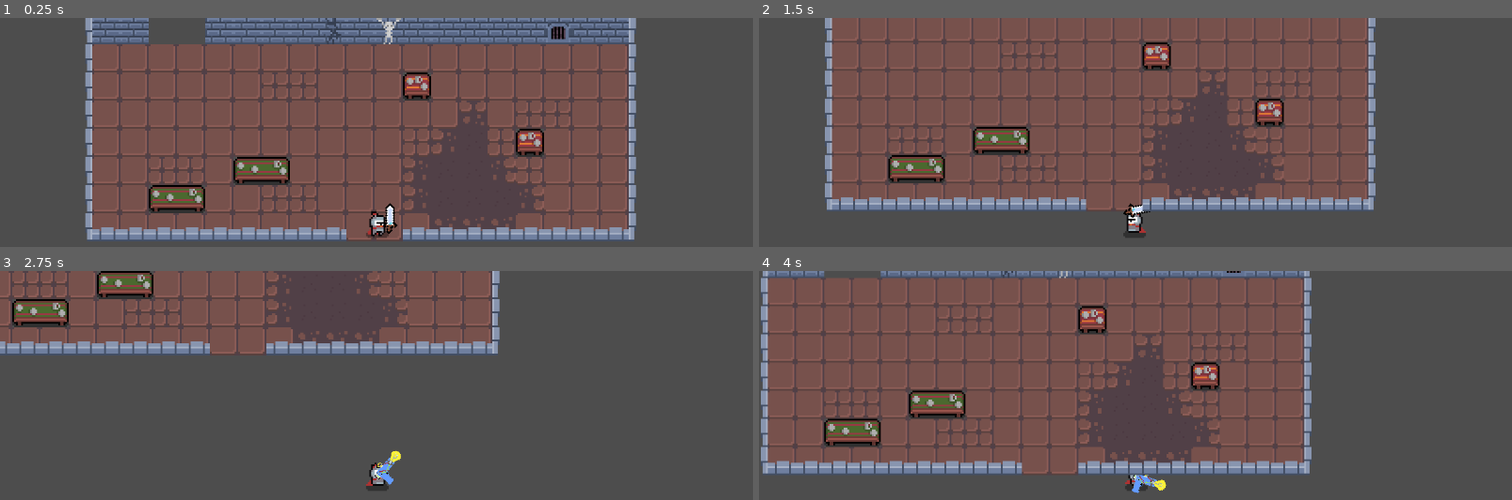
Above: before the commit, frames 1-4 (two rows, left to right).
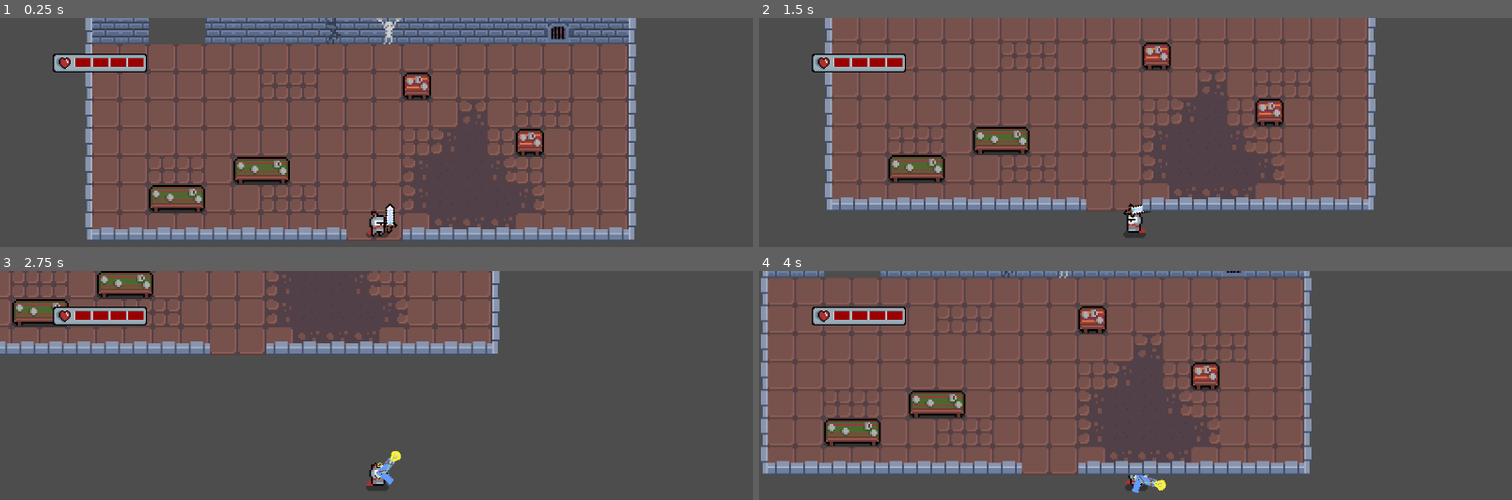
Above: after the commit, the same moments.

Repository: julienphoward/roguelike2
Game: Godot game, scene res://Rooms/room_1.tscn
Two runs of this game, one before a commit and one after it. Both use one fixed random seed, a clock stepped at 60 frames per second and the inputs below. This scene is started directly instead of the project's main scene.
Inputs (mouse positions are in pixels of both pictures, inside the frame that each line leads up to):
- Up to frame 1 (0.25 s): no input
- Up to frame 2 (1.5 s): tap Enter at 0.5 s; move the mouse to (1301, 208) at 0.52 s; hold Right (ui_right) 0.53-1.28 s; tap E (input_e) at 0.6, 1.35 s; tap Space at 1.25 s; move the mouse to (outside the picture) at 1.27 s; hold Down (ui_down) from 1.28 s (still down)
- Up to frame 3 (2.75 s): move the mouse to (451, 390) at 2.02 s; release Down (ui_down) at 2.03 s; hold Right (ui_right) from 2.03 s (still down); tap E (input_e) at 2.1 s
- Up to frame 4 (4 s): move the mouse to (outside the picture) at 2.77 s; release Right (ui_right) at 2.78 s; hold Up (ui_up) 2.78-3.53 s; tap E (input_e) at 2.85, 3.6 s; move the mouse to (outside the picture) at 3.52 s; hold Left (ui_left) from 3.53 s (still down)

The runs differ from the first frame. In frame 1, 1.0% of the frame differs, in the area x 7-20%, y 15-24%; in frame 2, 1.0%; in frame 3, 1.0%; in frame 4, 1.0%.

Commit message:
Update room_1.tscn

Diff:
--- a/Rooms/room_1.tscn
+++ b/Rooms/room_1.tscn
@@ -3,6 +3,9 @@
 [ext_resource type="Texture2D" uid="uid://b61264fgybwes" path="res://art/v1.1 dungeon crawler 16X16 pixel pack/full tilemap.png" id="1_m6a5l"]
 [ext_resource type="PackedScene" uid="uid://c1wbhwbjv1uw4" path="res://Characters/Player/player.tscn" id="2_o1ta2"]
 [ext_resource type="Texture2D" uid="uid://dmbjo6evxcbes" path="res://art/Original Art/LightGunRight.png" id="3_o1ta2"]
+[ext_resource type="Script" uid="uid://cdkku3tkc2bbc" path="res://ui.gd" id="4_sjs1v"]
+[ext_resource type="Texture2D" uid="uid://b8bytin5xcwys" path="res://art/v1.1 dungeon crawler 16X16 pixel pack/ui (new)/health_ui.png" id="5_c8bg1"]
+[ext_resource type="Texture2D" uid="uid://clxuc1pkc15q8" path="res://art/v1.1 dungeon crawler 16X16 pixel pack/enemies/goblin/progress bar.png" id="6_n3gxf"]
 
 [sub_resource type="TileSetAtlasSource" id="TileSetAtlasSource_4ikea"]
 texture = ExtResource("1_m6a5l")
@@ -200,6 +203,20 @@
 scale = Vector2(0.4, 0.4)
 texture = ExtResource("3_o1ta2")
 
+[node name="UI" type="CanvasLayer" parent="NavigationAgent2D/TileMap" unique_id=960989805]
+script = ExtResource("4_sjs1v")
+
+[node name="HealthBar" type="TextureProgressBar" parent="NavigationAgent2D/TileMap/UI" unique_id=776225991]
+offset_left = 90.0
+offset_top = 61.0
+offset_right = 170.0
+offset_bottom = 77.0
+scale = Vector2(2, 2)
+value = 24.0
+texture_over = ExtResource("5_c8bg1")
+texture_progress = ExtResource("6_n3gxf")
+tint_progress = Color(0.60784316, 0, 0, 1)
+
 [node name="TileMap2" type="TileMap" parent="NavigationAgent2D" unique_id=1567710986]
 tile_set = SubResource("TileSet_4ikea")
 format = 2
